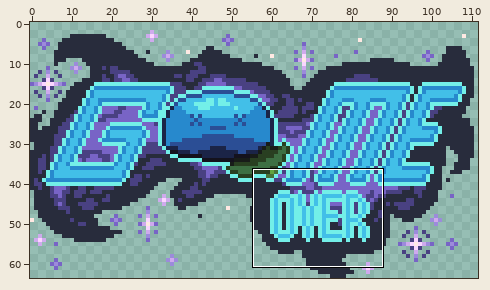
Sprite sheet, stored at Hyperclick/Assets/Sprites/ui/gameOver.png. The first picture is a wide view before the edit; the outline marks the close-up.
Close-up. Earlier state:
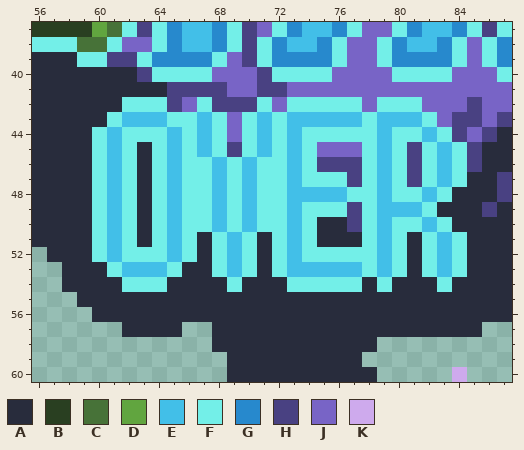
The file is 112x64 pixels. Shown: x 56..87, y 37..60.
Palette (. is transparent): A #282c3c  B #293f21  C #477238  D #61a53f  E #42bfe8  F #73efe8  G #2789cd  H #494182  J #7864c6  K #ceaaed
Pixels before, first column x 56:
37 BBBBDCFHFGEEGFHJFGEEGFJJFGEEGFHF
38 FFFCCFJJFGEEGFHFGEEGFJJFGEEGFJFG
39 AAAFFHHFGGGGFJHFGGGGFJJFGGGGFJFG
40 AAAAAAAHFFFFJJJHFFFFJJJJFFFFJJJF
41 AAAAAAAAAHHHHJJHHJJJJJJJJJJJJJJJ
42 AAAAAAFFFHJFHHHFJFFFFFJFFFJJJHJJ
43 AAAAAFEEEFFEFJFEFEEEEEFEEEFJHHJH
44 AAAAFEFFFEFEFJFEFEFFFFFEFFEFHJHA
45 AAAAFEFAFEFEFHFEFEFJJJFEFHFEFHAA
46 AAAAFEFAFEFFEFEFFEFHHHFEFHFEFHAA
47 AAAAFEFAFEFFEFEFFEFFFHFEFHFEFAAH
48 AAAAFEFAFEFFEFEFFEEEEFFEFFEFAAAH
49 AAAAFEFAFEFFEFEFFEFFFHFEEEFAAAHA
50 AAAAFEFAFEFFEFEFFEFAAHFEFFEFAAAA
51 AAAAFEFAFEFAFEFAFEFAAAFEFAFEFAAA
52 .AAAFEFFFEFAFEFAFEFFFFFEFAFEFAAA
53 ..AAAFEEEFAAFEFAFEEEEEFEFAFEFAAA
54 ..AAAAFFFAAAAFAAAFFFFFAFAAAFAAAA
55 ...AAAAAAAAAAAAAAAAAAAAAAAAAAAAA
56 ....AAAAAAAAAAAAAAAAAAAAAAAAAAAA
57 ......AAAA..AAAAAAAAAAAAAAAAAA..
58 ............AAAAAAAAAAA.........
59 .............AAAAAAAAA..........
60 .............AAAAAAAAAA.....K...
After the commit:
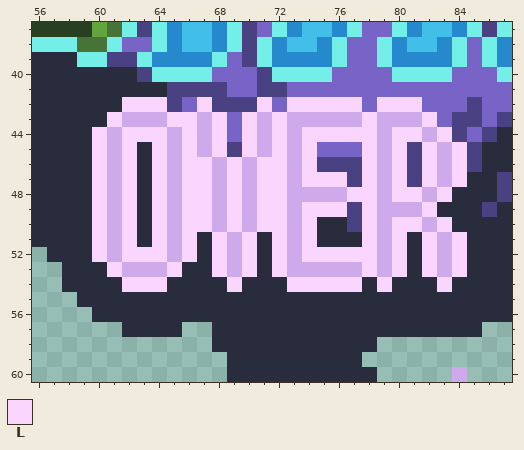
Colours new in this view: L #fad6ff
Changes in this commit:
Changed rows in their new state; - is an unchanged pixel.
first column x 60:
42 --LLL--L---L-LLLLL-LLL---
43 -LKKKLLKL-LKLKKKKKLKKKL--
44 LKLLLKLKL-LKLKLLLLLKLLKL-
45 LKL-LKLKL-LKLKL---LKL-LKL
46 LKL-LKLLKLKLLKL---LKL-LKL
47 LKL-LKLLKLKLLKLLL-LKL-LKL
48 LKL-LKLLKLKLLKKKKLLKLLKL-
49 LKL-LKLLKLKLLKLLL-LKKKL--
50 LKL-LKLLKLKLLKL---LKLLKL-
51 LKL-LKL-LKL-LKL---LKL-LKL
52 LKLLLKL-LKL-LKLLLLLKL-LKL
53 -LKKKL--LKL-LKKKKKLKL-LKL
54 --LLL----L---LLLLL-L---L-
